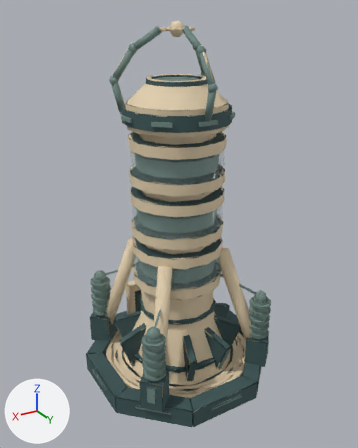
One commit to the glTF model assets/kit/labkit/Laser.glb: the scene before it, then after it.
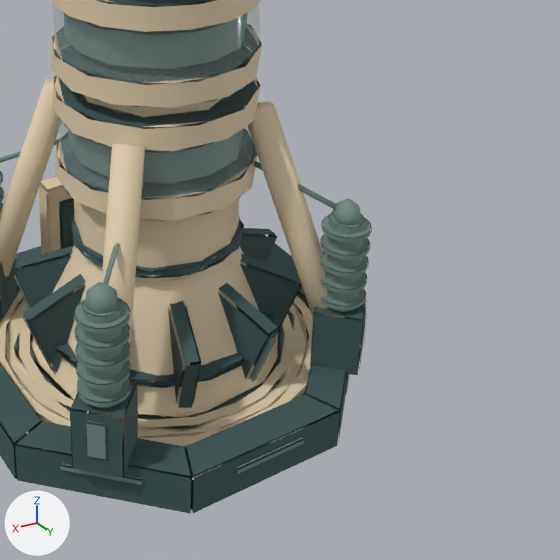
There are two pictures of each version: one whole from a camera (50 mm lens) standing at (5.21, 8.76, 8.17) and looking at (0.01, 0.09, 3.84), one close up on the part from 30% to 99% of the width and 45% to 100% of the height. Lighting does not change. The marker at lower left points along +X, +Y and +Z. The last two pictures show the newer version. Where no turn or scale is listed for an object, it has been applied to the vertices. Vertices at exactly the same position are counted once.

Objects in the first close-up: 'Laser_RelayCollar', 'Laser_T3'.
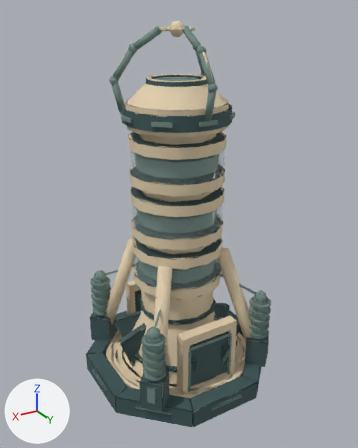
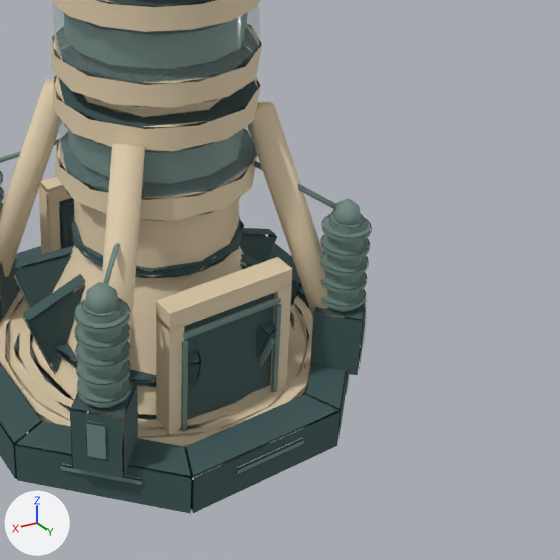
Boxes [x1, y1, x2, y2] around the edits, measured in the close-ups (560 x 560 px):
part 1 of me_cannon_t3, added: after [184, 293, 274, 420]
part 2 of me_cannon_t3, added: after [156, 315, 184, 435]
part 3 of me_cannon_t3, added: after [270, 283, 292, 389]
part 4 of me_cannon_t3, added: after [156, 257, 292, 331]
part 5 of me_cannon_t3, added: after [181, 339, 188, 431]
part 6 of me_cannon_t3, added: after [271, 304, 282, 393]
part 7 of me_cannon_t3, added: after [183, 297, 281, 339]

The change, as a diff of the scene's bpy script:
```diff
--- a/assets/kit/labkit/Laser.glb.py
+++ b/assets/kit/labkit/Laser.glb.py
@@ me_cannon_t3 @@
 # used by ob_laser_t3; location = (0.0, 0.0, 0.0)
-me_cannon_t3.from_pydata(...)  # 3079 vertices, 3533 faces; spans x -1.79..1.79, y -1.79..1.79, z 0.06..6.95
+me_cannon_t3.from_pydata(...)  # 3135 vertices, 3617 faces; spans x -1.79..1.79, y -1.79..1.79, z 0.06..6.95
+# me_cannon_t3 part 1: a new loose piece, a box spanning x -0.55..0.55, y 1.15..1.35, z 0.06..1.56, in mat_os_dark (dark cyan #3d5758)
+# me_cannon_t3 part 2: a new loose piece, a box spanning x 0.54..0.7, y 1.17..1.41, z 0.06..1.66, in mat_os_steel (beige #e2cfae)
+# me_cannon_t3 part 3: a new loose piece, a box spanning x -0.7..-0.54, y 1.17..1.41, z 0.06..1.66, in mat_os_steel (beige #e2cfae)
+# me_cannon_t3 part 4: a new loose piece, a box spanning x -0.7..0.7, y 1.17..1.41, z 1.62..1.82, in mat_os_steel (beige #e2cfae)
+# me_cannon_t3 part 5: a new loose piece, a box spanning x 0.515..0.565, y 1.4..1.44, z 0.16..1.46, in mat_os_detail (greyish green #718a83)
+# me_cannon_t3 part 6: a new loose piece, a box spanning x -0.565..-0.515, y 1.4..1.44, z 0.16..1.46, in mat_os_detail (greyish green #718a83)
+# me_cannon_t3 part 7: a new loose piece, a box spanning x -0.55..0.55, y 1.4..1.44, z 1.495..1.545, in mat_os_detail (greyish green #718a83)
 me_cannon_t3.materials.append(mat_os_plate)
```
